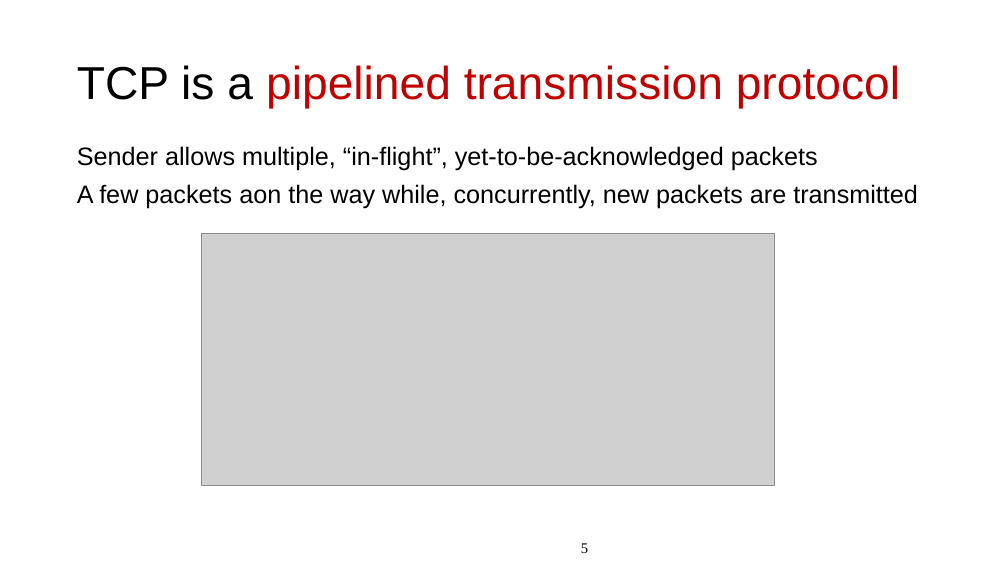
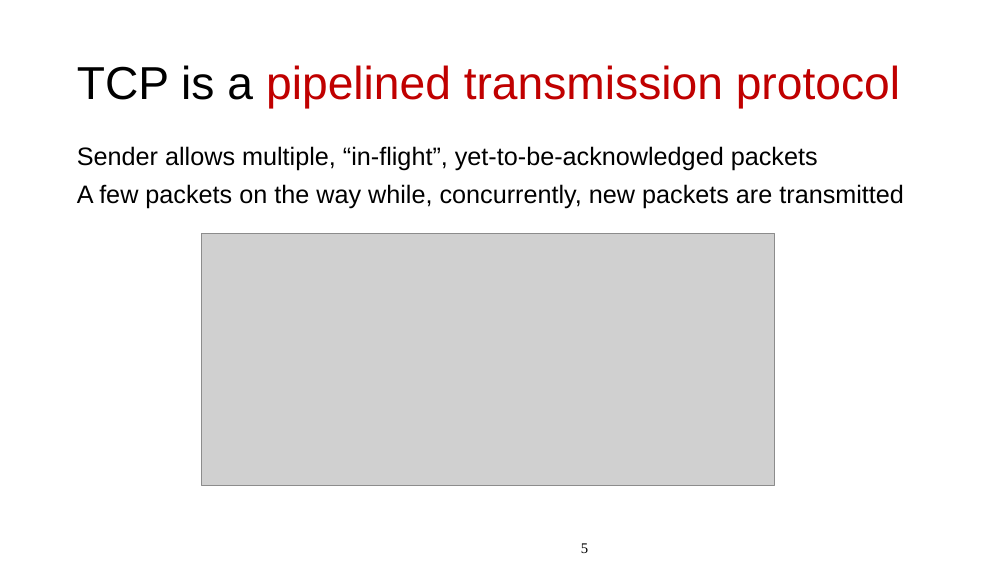
Before and after one commit to ngsrinivas/coursegen, a slide deck: slide 5 of ex/352-S20/lectures/08-ordering-flow-control.pptx. Drawn at 1008x567 pixels with LibreOffice and Linux fonts; fonts in the diff are those of the drawing; grey boxes stand for pictures. Boxes give left, top, right and bottom in pixels: in the first picture for what was removed or moved away, otherwise in the second. Text is boxed around its words. In the diff, an @@ line names an element or a change of style, - is before the commit and + after.

```diff
--- a/ex/352-S20/lectures/08-ordering-flow-control.pptx
+++ b/ex/352-S20/lectures/08-ordering-flow-control.pptx
@@ text at [77, 184, 904, 208]: text changed @@
-A few packets aon the way while, concurrently, new packets are transmitted
+A few packets on the way while, concurrently, new packets are transmitted
```
Also in this commit, not shown: 8 other slides changed, 2 other files.
